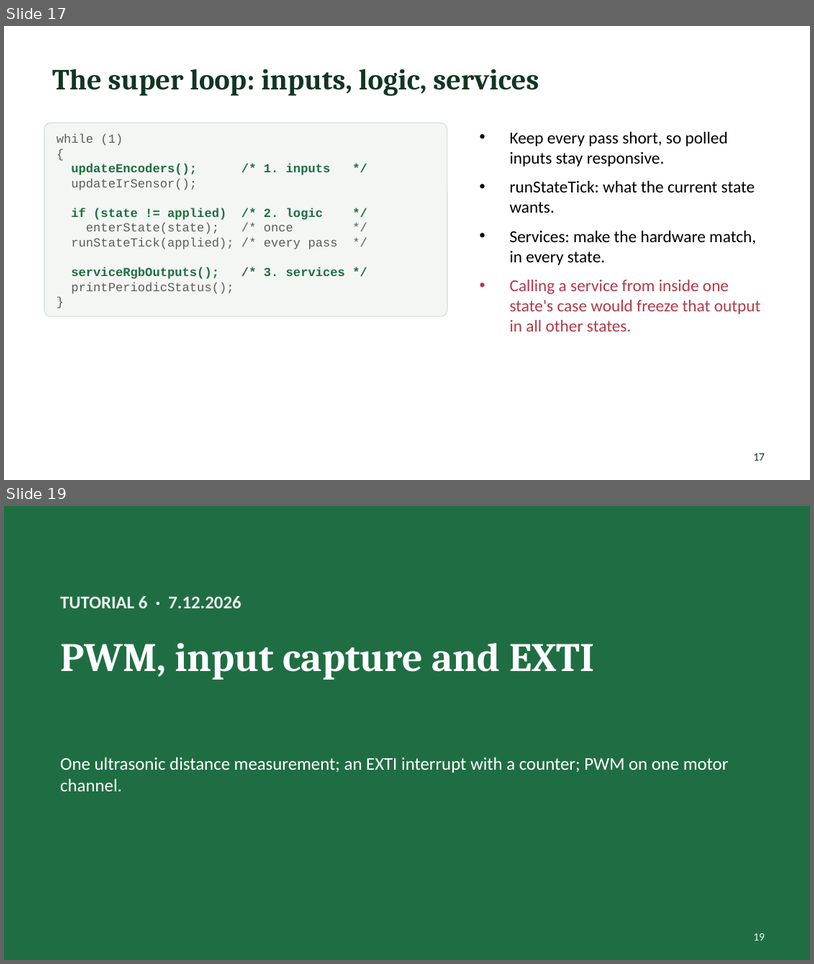
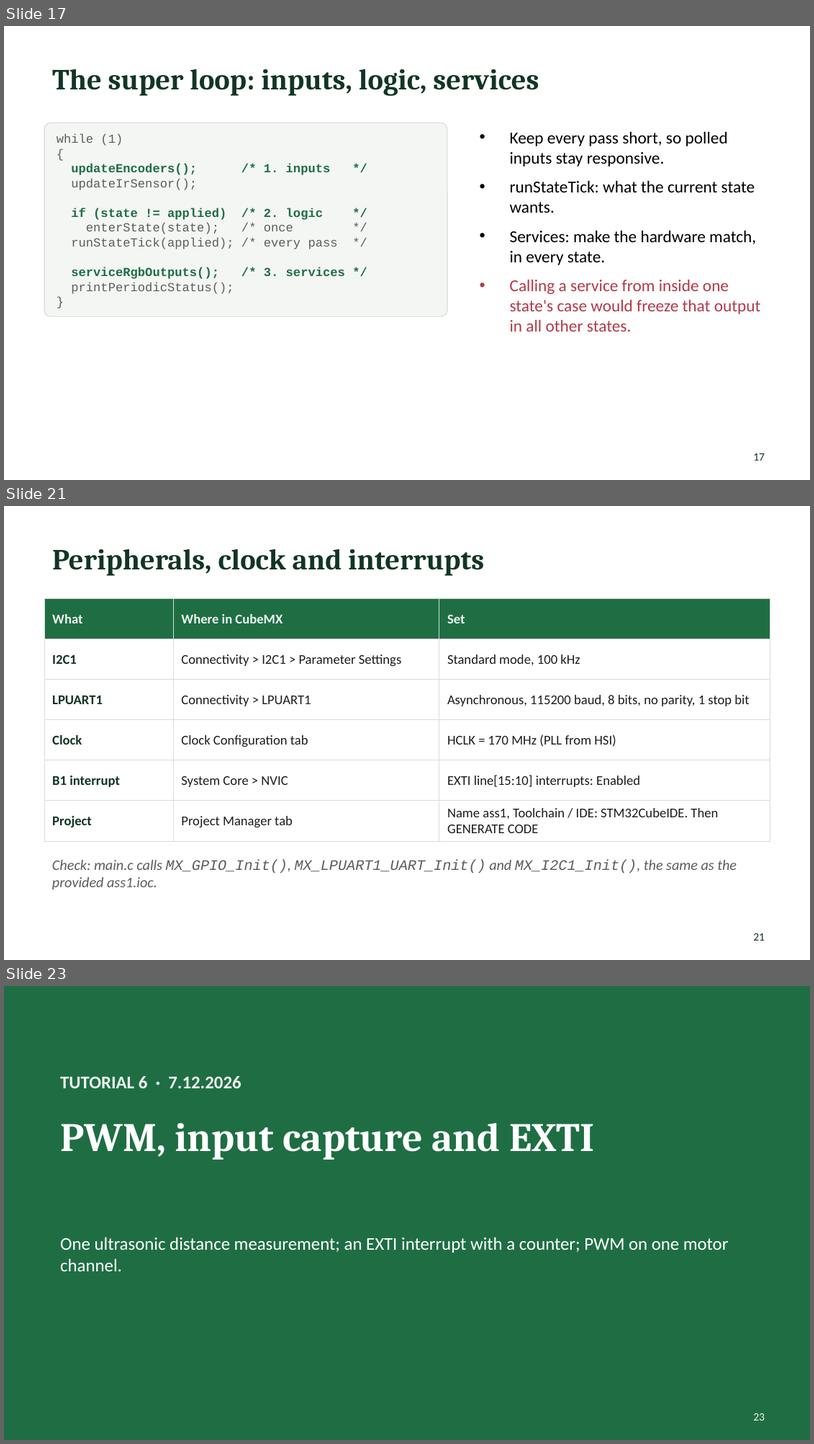
Before and after one commit to Yohai-ack/MP, a slide deck: tutorials/MP_tutorials_2026.pptx. Shown one above the other, each under a label of ours: slides 17 and 19 before the commit, slides 17, 21 and 23 after it; the slides between them are not shown. The pictures are 814x964 and 814x1444 pixels, drawn with LibreOffice and Linux fonts; fonts in the diff are those of the drawing. Boxes give left, top, right and bottom in pixels: in the first picture for what was removed or moved away, otherwise in the second. Text is boxed around its words. In the diff, an @@ line names an element or a change of style, - is before the commit and + after.

```diff
--- a/tutorials/MP_tutorials_2026.pptx
+++ b/tutorials/MP_tutorials_2026.pptx
@@ slide 21 added at box(4, 506, 810, 960), background #FFFFFF @@
@@ title added at box(52, 549, 484, 576), 26 pt, text #123524, bold @@
+Peripherals, clock and interrupts
@@ table added at box(44, 599, 770, 841), 6 rows, 3 columns @@
+What | Where in CubeMX | Set
+I2C1 | Connectivity > I2C1 > Parameter Settings | Standard mode, 100 kHz
+LPUART1 | Connectivity > LPUART1 | Asynchronous, 115200 baud, 8 bits, no parity, 1 stop bit
+Clock | Clock Configuration tab | HCLK = 170 MHz (PLL from HSI)
+B1 interrupt | System Core > NVIC | EXTI line[15:10] interrupts: Enabled
+Project | Project Manager tab | Name ass1, Toolchain / IDE: STM32CubeIDE. Then GENERATE CODE
@@ text added at box(52, 860, 737, 889), 13 pt, text #5C5C5C, italic @@
+Check: main.c calls MX_GPIO_Init(), MX_LPUART1_UART_Init() and MX_I2C1_Init(), the same as the provided ass1.ioc.
@@ page number added at box(754, 933, 765, 940), 10 pt, text #123524 @@
+21
@@ what was slide 19 is now slide 23 @@
@@ page number at box(754, 1413, 765, 1420): text changed @@
-19
+23
```
Also in this commit, not shown: 1 slide changed, 3 other slides added, 3 other files.
